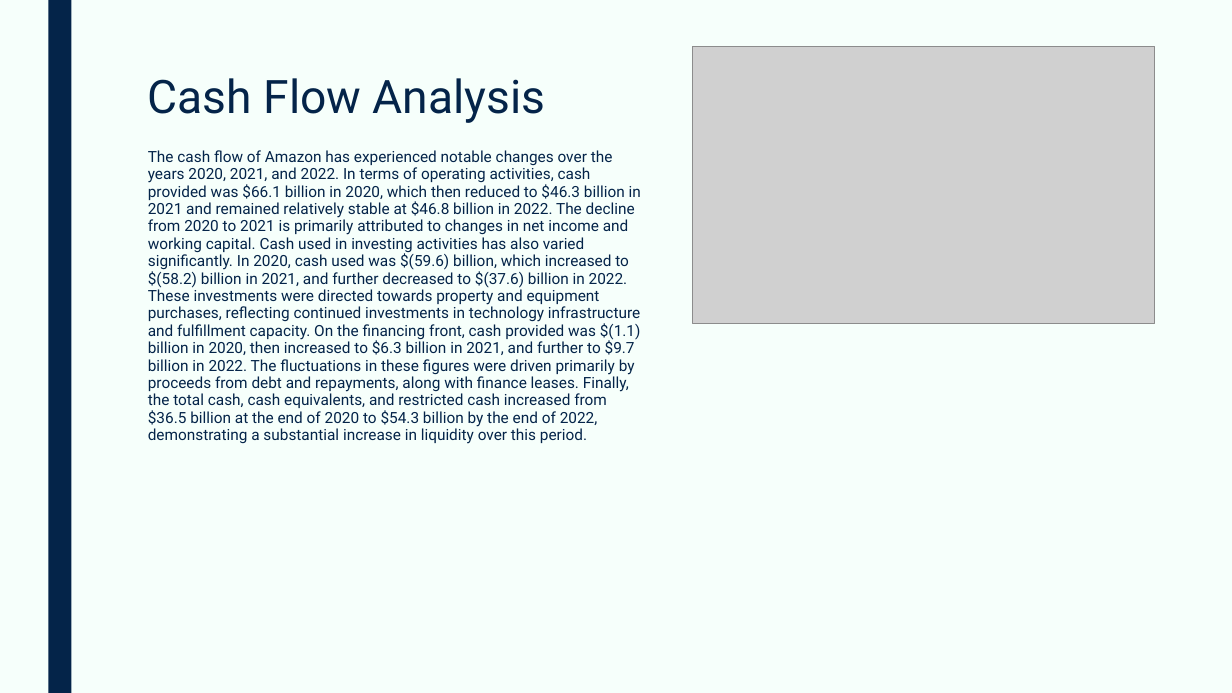
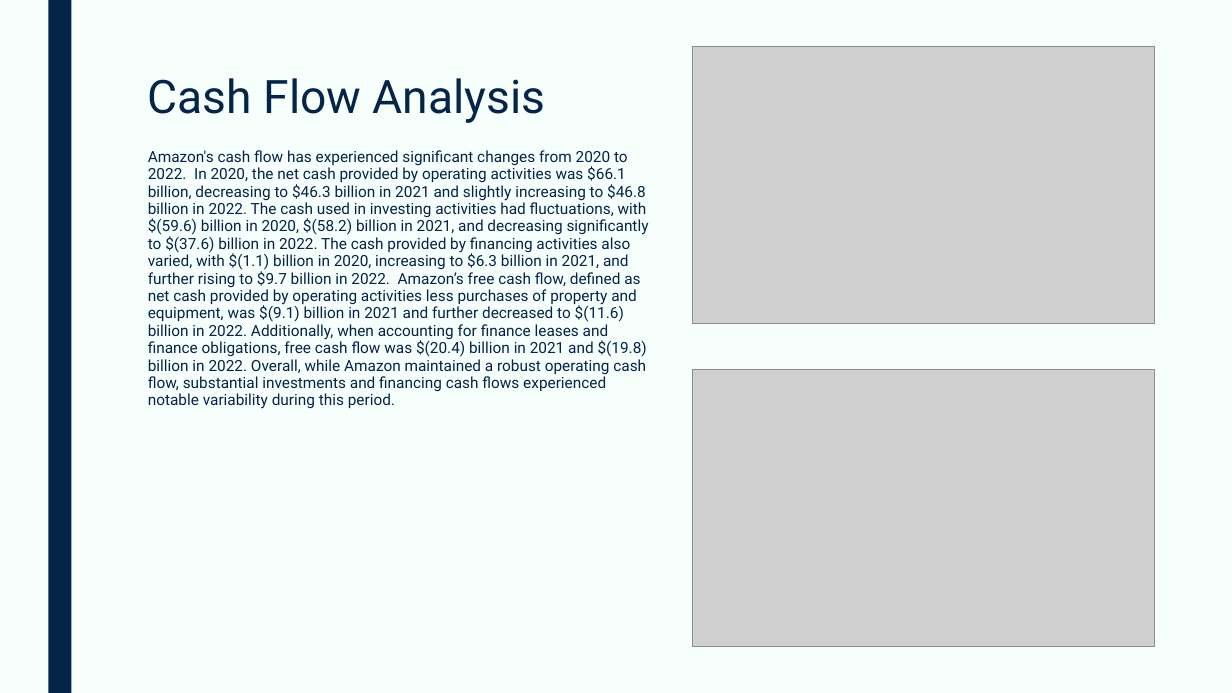
Before and after one commit to devangovind/AMUCLDISS, a slide deck: slide 4 of fastapi-backend/pres/output.pptx. Drawn at 1232x693 pixels with LibreOffice and Linux fonts; fonts in the diff are those of the drawing; grey boxes stand for pictures. Boxes give left, top, right and bottom in pixels: in the first picture for what was removed or moved away, otherwise in the second. Text is boxed around its words. In the diff, an @@ line names an element or a change of style, - is before the commit and + after.

```diff
--- a/fastapi-backend/pres/output.pptx
+++ b/fastapi-backend/pres/output.pptx
@@ text at [148,150,649,409]: text changed @@
-The cash flow of Amazon has experienced notable changes over the years 2020, 2021, and 2022. In terms of operating activities, cash provided was $66.1 billion in 2020, which then reduced to $46.3 billion in 2021 and remained relatively stable at $46.8 billion in 2022. The decline from 2020 to 2021 is primarily attributed to changes in net income and working capital. Cash used in investing activities has also varied significantly. In 2020, cash used was $(59.6) billion, which increased to $(58.2) billion in 2021, and further decreased to $(37.6) billion in 2022. These investments were directed towards property and equipment purchases, reflecting continued investments in technology infrastructure and fulfillment capacity. On the financing front, cash provided was $(1.1) billion in 2020, then increased to $6.3 billion in 2021, and further to $9.7 billion in 2022. The fluctuations in these figures were driven primarily by proceeds from debt and repayments, along with finance leases. Finally, the total cash, cash equivalents, and restricted cash increased from $36.5 billion at the end of 2020 to $54.3 billion by the end of 2022, demonstrating a substantial increase in liquidity over this period.
+Amazon's cash flow has experienced significant changes from 2020 to 2022. In 2020, the net cash provided by operating activities was $66.1 billion, decreasing to $46.3 billion in 2021 and slightly increasing to $46.8 billion in 2022. The cash used in investing activities had fluctuations, with $(59.6) billion in 2020, $(58.2) billion in 2021, and decreasing significantly to $(37.6) billion in 2022. The cash provided by financing activities also varied, with $(1.1) billion in 2020, increasing to $6.3 billion in 2021, and further rising to $9.7 billion in 2022. Amazon’s free cash flow, defined as net cash provided by operating activities less purchases of property and equipment, was $(9.1) billion in 2021 and further decreased to $(11.6) billion in 2022. Additionally, when accounting for finance leases and finance obligations, free cash flow was $(20.4) billion in 2021 and $(19.8) billion in 2022. Overall, while Amazon maintained a robust operating cash flow, substantial investments and financing cash flows experienced notable variability during this period.
@@ picture added at [693,370,1155,647] @@
```
Also in this commit, not shown: 4 other slides changed, 10 other files.
